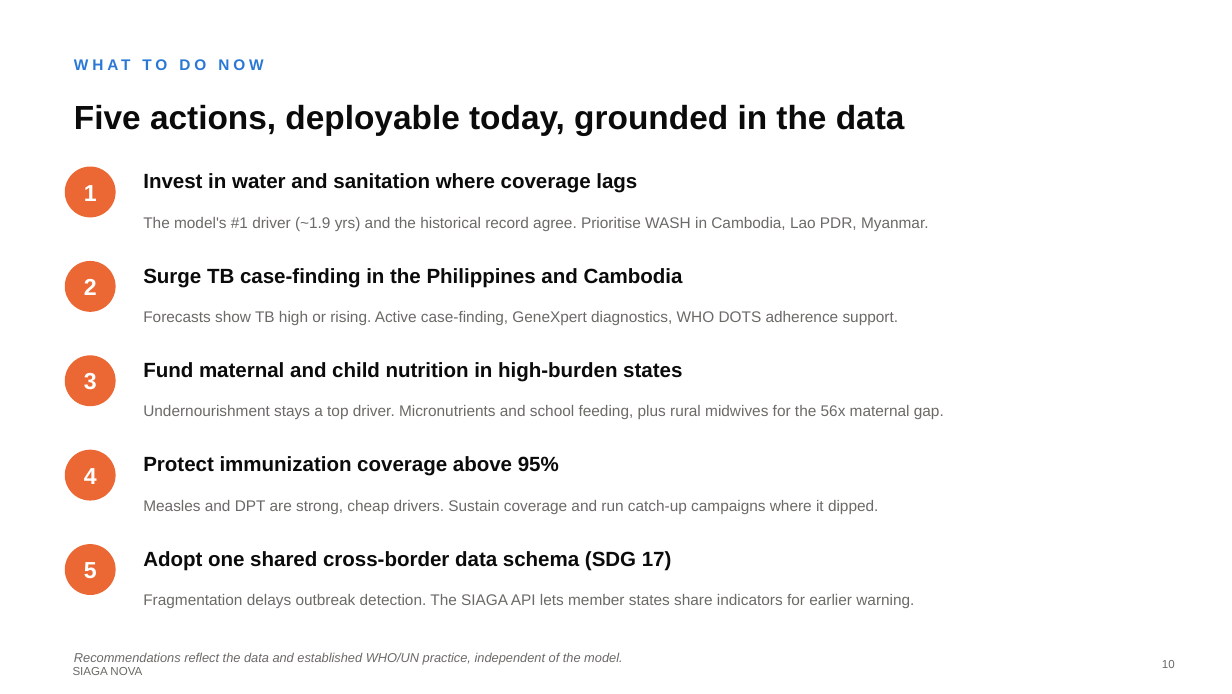
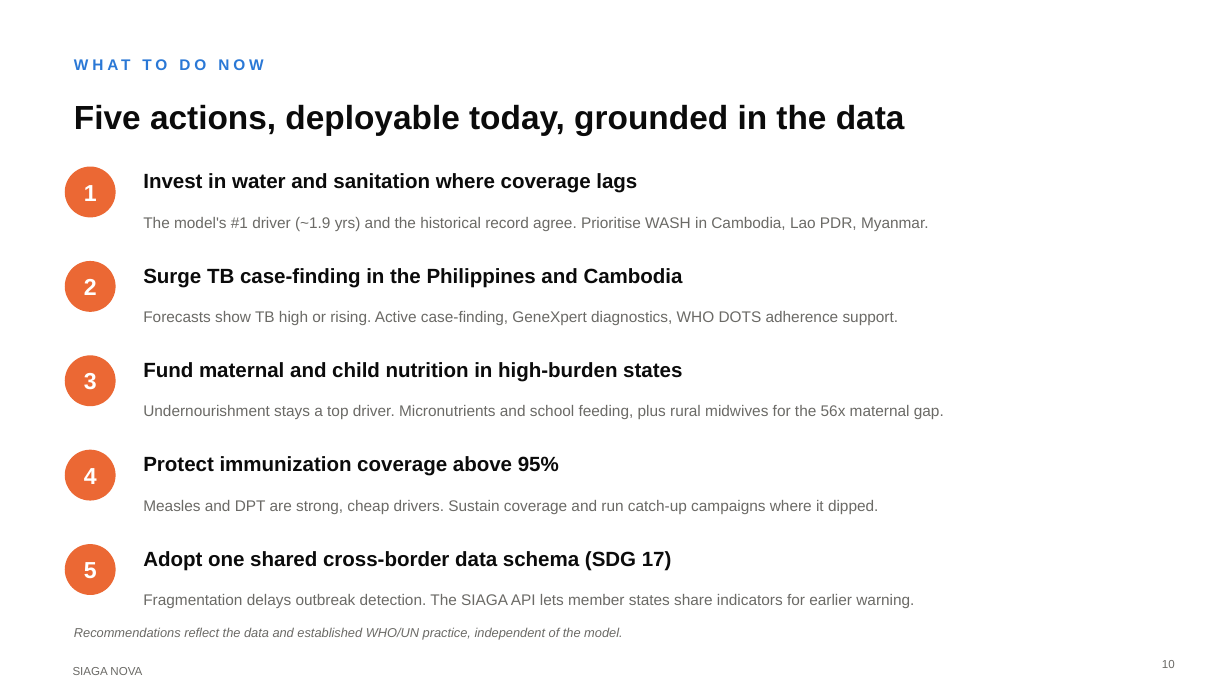
Before and after one commit to davidAg9/siaga_nova, a slide deck: slide 10 of presentation/siaga_nova_deck.pptx. Drawn at 1232x694 pixels with LibreOffice and Linux fonts; fonts in the diff are those of the drawing. Boxes give left, top, right and bottom in pixels: in the first picture for what was removed or moved away, otherwise in the second. Text is boxed around its words. In the diff, an @@ line names an element or a change of style, - is before the commit and + after.

```diff
--- a/presentation/siaga_nova_deck.pptx
+++ b/presentation/siaga_nova_deck.pptx
@@ text "Recommendations reflect the data and ...": place and size @@
-text "Recommendations reflect the data and ..." at box(74, 652, 622, 665)
+text "Recommendations reflect the data and ..." at box(74, 627, 622, 640)
```
Also in this commit, not shown: 5 other slides changed, 2 other files.
